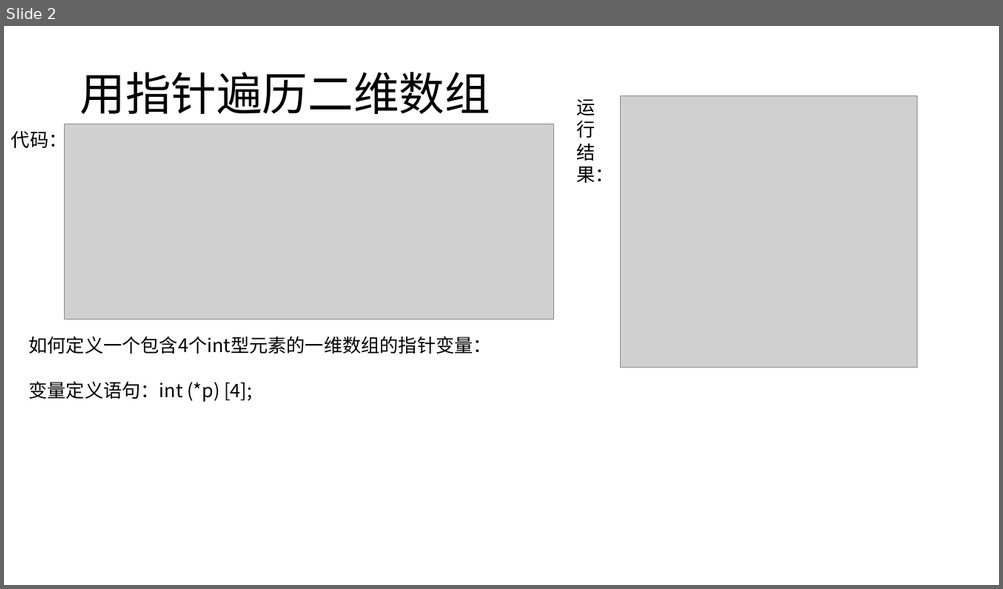
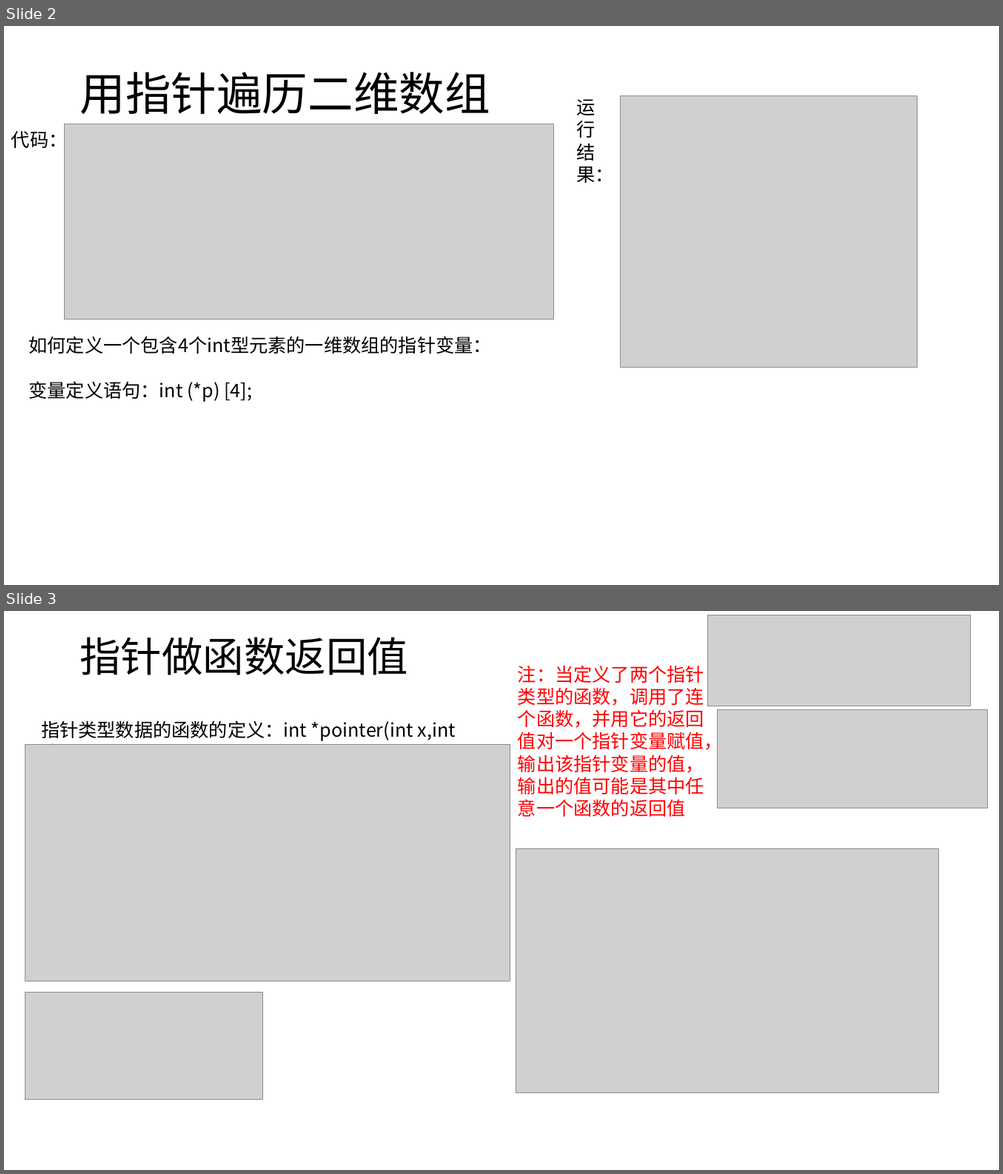
Before and after one commit to SSPUlearningteam1/ClanguagelearningPPT, a slide deck: 20181019-20181026-张雁君.pptx. Shown one above the other, each under a label of ours: slide 2 before the commit, slides 2 and 3 after it. The pictures are 1003x589 and 1003x1174 pixels, drawn with LibreOffice and Linux fonts; fonts in the diff are those of the drawing; grey boxes stand for pictures. Boxes give left, top, right and bottom in pixels: in the first picture for what was removed or moved away, otherwise in the second. Text is boxed around its words. In the diff, an @@ line names an element or a change of style, - is before the commit and + after.

```diff
--- a/20181019-20181026-张雁君.pptx
+++ b/20181019-20181026-张雁君.pptx
@@ slide 3 added at (4, 611, 999, 1170), background #FFFFFF @@
@@ picture added at (708, 615, 970, 706) @@
@@ title added at (79, 637, 408, 675), 39.6 pt, text #000000 @@
+指针做函数返回值
@@ text added at (518, 665, 723, 817), 18 pt, text #FF0000 @@
+注：当定义了两个指针类型的函数，调用了连个函数，并用它的返回值对一个指针变量赋值，输出该指针变量的值，输出的值可能是其中任意一个函数的返回值
@@ text added at (41, 721, 456, 745), 18 pt, text #000000 @@
+指针类型数据的函数的定义：int *pointer(int x,int y)
@@ picture added at (717, 709, 987, 808) @@
@@ picture added at (25, 744, 510, 981) @@
@@ picture added at (516, 849, 939, 1093) @@
@@ picture added at (25, 993, 263, 1100) @@
```
Also in this commit, not shown: 1 other slide added, 1 slide removed.
